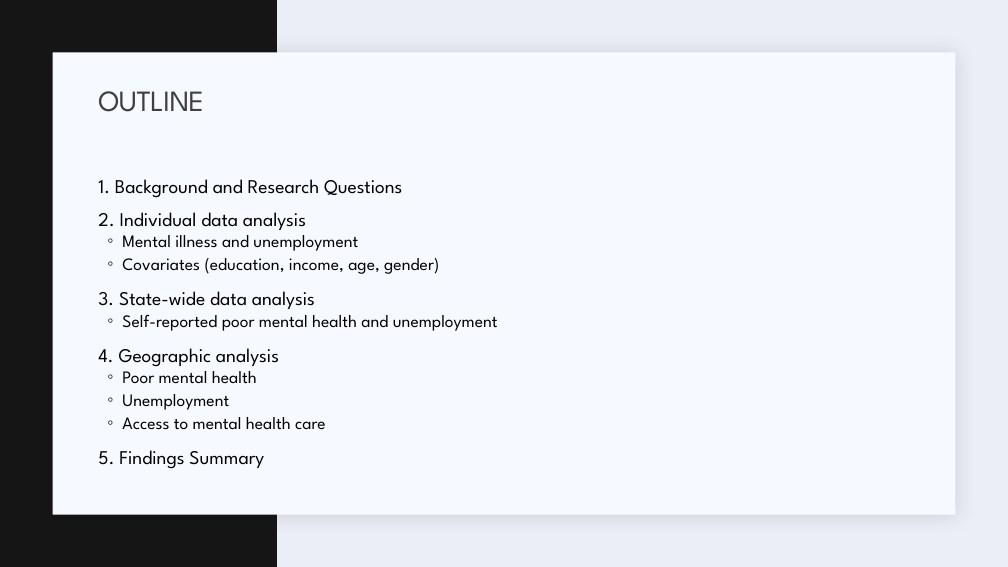
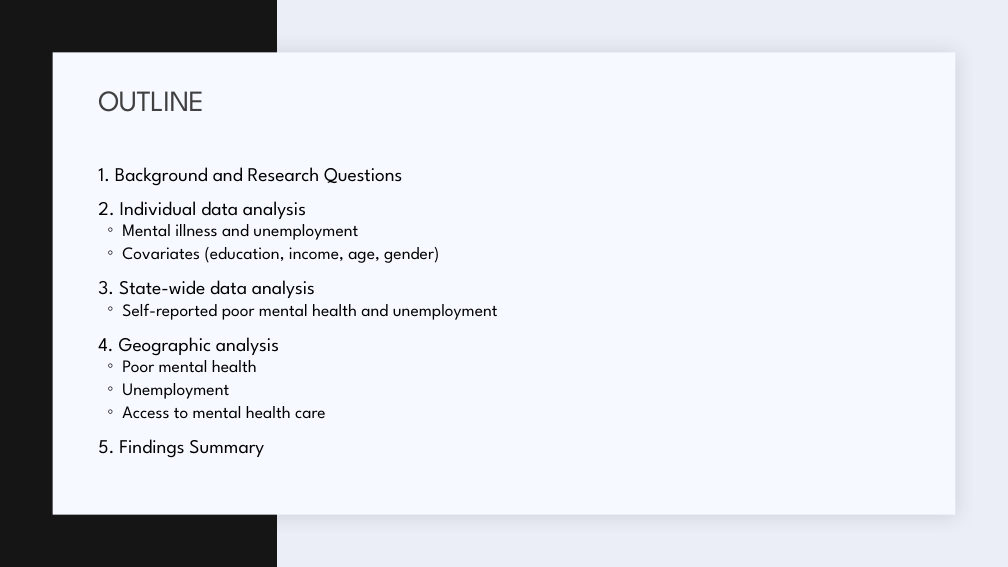
Before and after one commit to hehill/Project1_Team3, a slide deck: slide 2 of Presentation/Presentation_draft.pptx. Drawn at 1008x567 pixels with LibreOffice and Linux fonts; fonts in the diff are those of the drawing. Boxes give left, top, right and bottom in pixels: in the first picture for what was removed or moved away, otherwise in the second. Text is boxed around its words. In the diff, an @@ line names an element or a change of style, - is before the commit and + after.

Commit message:
updated presentation and sorted education levels

```diff
--- a/Presentation/Presentation_draft.pptx
+++ b/Presentation/Presentation_draft.pptx
@@ text "1. Background and Research Questions": place and size @@
-text "1. Background and Research Questions" at (98,179,498,469)
+text "1. Background and Research Questions" at (98,167,498,458)
```
Also in this commit, not shown: 6 other slides changed, 6 other files.
